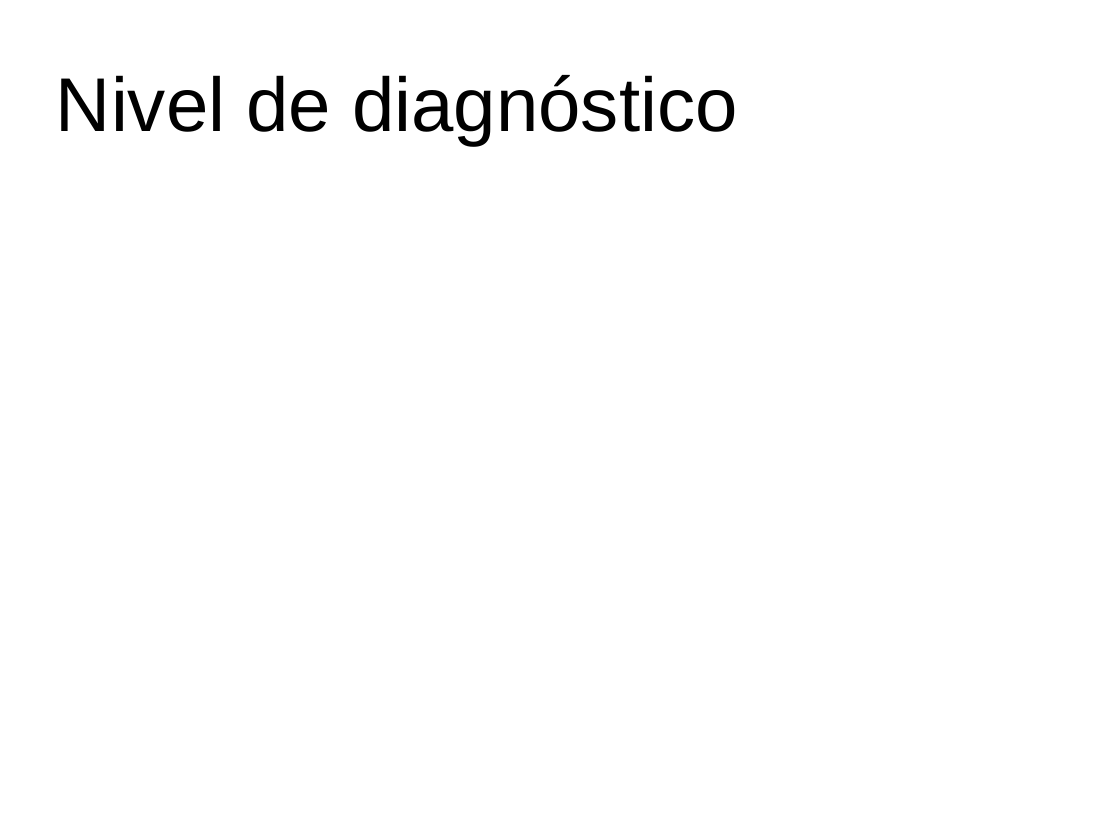
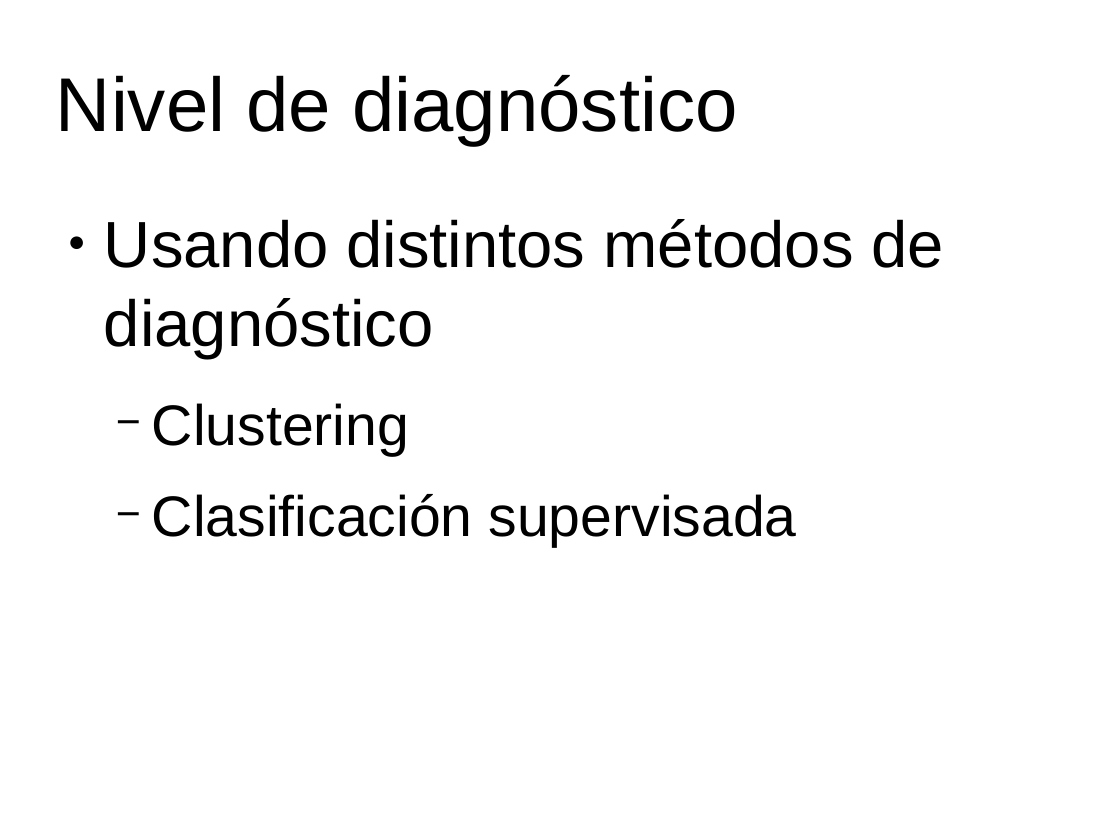
Before and after one commit to RubenAgudo/TFG_Documentation, a slide deck: slide 6 of Attachments/Presentacion.odp. Drawn at 1120x840 pixels with LibreOffice and Linux fonts; fonts in the diff are those of the drawing; background and template pictures are left out. Boxes give left, top, right and bottom in pixels: in the first picture for what was removed or moved away, otherwise in the second. Text is boxed around its words. In the diff, an @@ line names an element or a change of style, - is before the commit and + after.

```diff
--- a/Attachments/Presentacion.odp
+++ b/Attachments/Presentacion.odp
@@ text added at [104, 219, 944, 547], 46.2 pt, text #000000 @@
+● Usando distintos métodos de diagnóstico
+  − Clustering
+  − Clasificación supervisada
```
Also in this commit, not shown: 3 other slides changed, 3 slides added.
